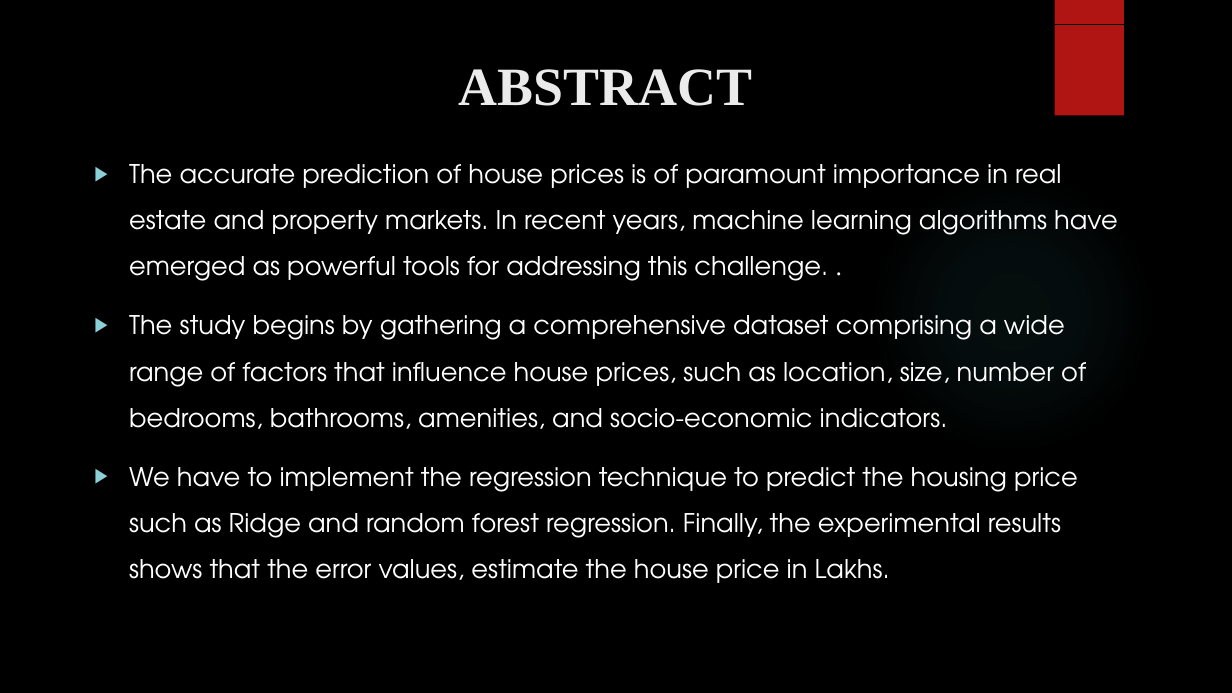
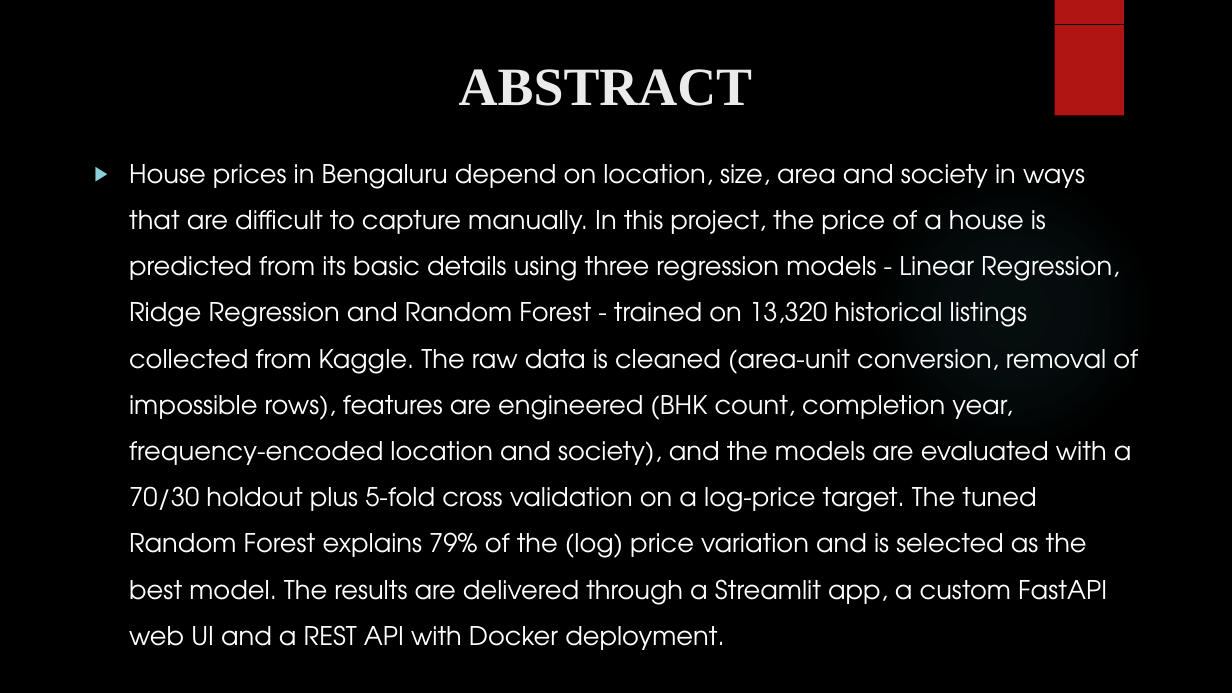
Before and after one commit to abustark/HOUSE-PRICE-PREDICTION-USING-MACHINE-LEARNING-ALGORITHMS, a slide deck: slide 2 of docs/House Price.pptx. Drawn at 1232x693 pixels with LibreOffice and Linux fonts; fonts in the diff are those of the drawing; background and template pictures are left out. Boxes give left, top, right and bottom in pixels: in the first picture for what was removed or moved away, otherwise in the second. Text is boxed around its words. In the diff, an @@ line names an element or a change of style, - is before the commit and + after.

Commit message:
2.0.5 - rewrite the original 23 presentation slides to the refreshed project

```diff
--- a/docs/House Price.pptx
+++ b/docs/House Price.pptx
@@ text at <box>129,164,1138,605</box>: text changed @@
-▶ The accurate prediction of house prices is of paramount importance in real estate and property markets. In recent years, machine learning algorithms have emerged as powerful tools for addressing this challenge. .
-▶ The study begins by gathering a comprehensive dataset comprising a wide range of factors that influence house prices, such as location, size, number of bedrooms, bathrooms, amenities, and socio-economic indicators.
-▶ We have to implement the regression technique to predict the housing price such as Ridge and random forest regression. Finally, the experimental results shows that the error values, estimate the house price in Lakhs.
+▶ House prices in Bengaluru depend on location, size, area and society in ways that are difficult to capture manually. In this project, the price of a house is predicted from its basic details using three regression models - Linear Regression, Ridge Regression and Random Forest - trained on 13,320 historical listings collected from Kaggle. The raw data is cleaned (area-unit conversion, removal of impossible rows), features are engineered (BHK count, completion year, frequency-encoded location and society), and the models are evaluated with a 70/30 holdout plus 5-fold cross validation on a log-price target. The tuned Random Forest explains 79% of the (log) price variation and is selected as the best model. The results are delivered through a Streamlit app, a custom FastAPI web UI and a REST API with Docker deployment.
```
Also in this commit, not shown: 19 other slides changed, 1 slide added, 1 slide removed, 1 other file.
